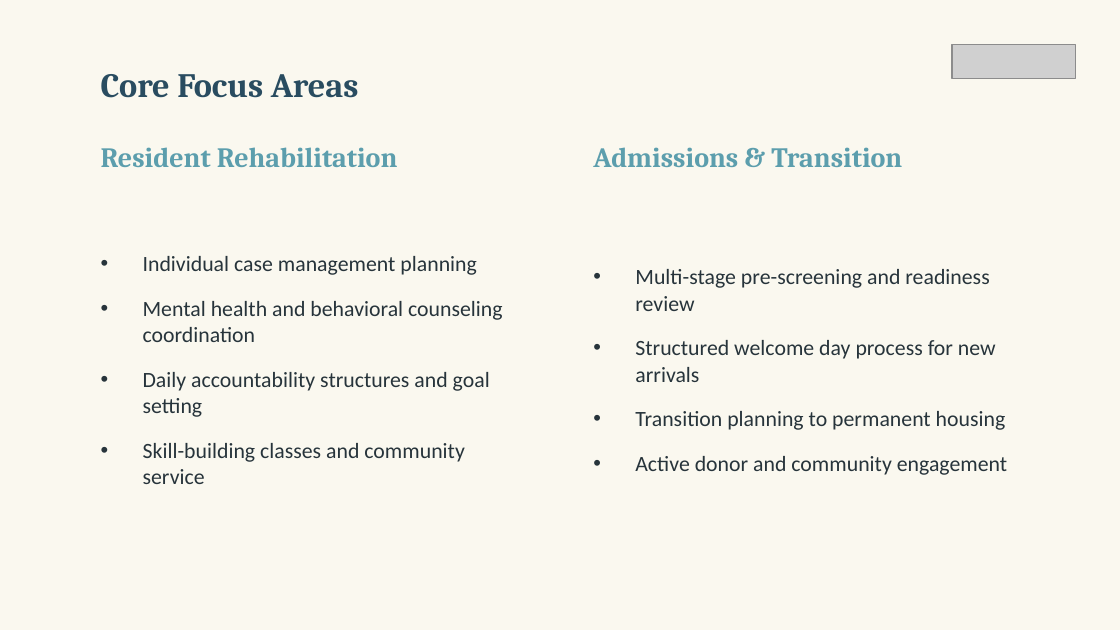
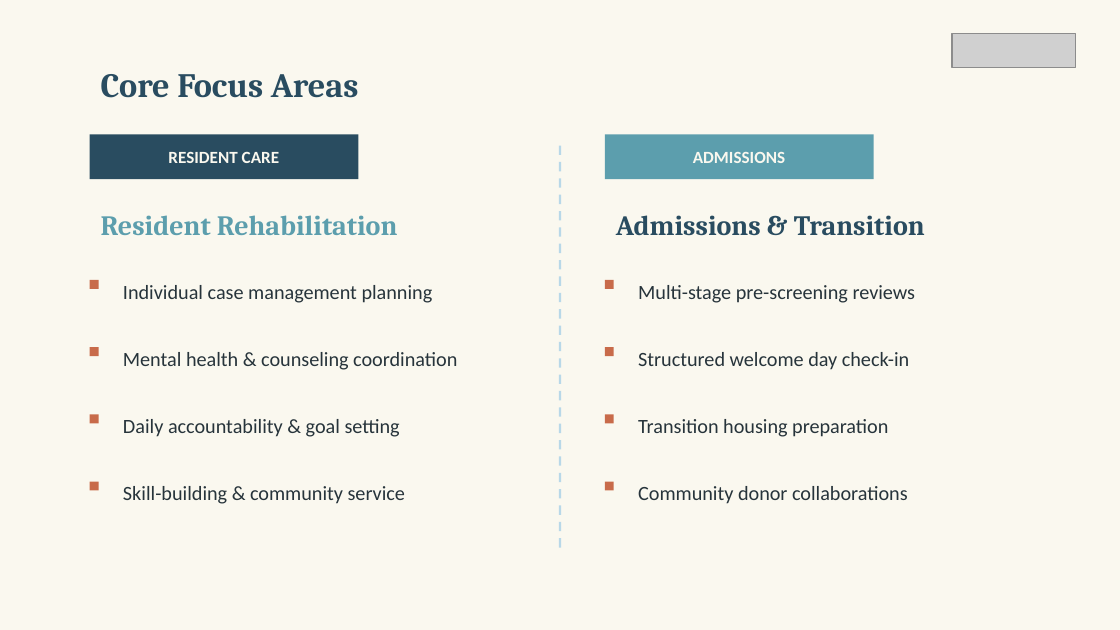
Before and after one commit to jlmiller12s/faith-haven-house-web, a slide deck: slide 4 of public/Faith-Haven-House-Presentation-Template.pptx. Drawn at 1120x630 pixels with LibreOffice and Linux fonts; fonts in the diff are those of the drawing; grey boxes stand for pictures. Boxes give left, top, right and bottom in pixels: in the first picture for what was removed or moved away, otherwise in the second. Text is boxed around its words. In the diff, an @@ line names an element or a change of style, - is before the commit and + after.

Commit message:
design: visually stunning, premium-grade asymmetric redesign of FHH PowerPoint presentation template

```diff
--- a/public/Faith-Haven-House-Presentation-Template.pptx
+++ b/public/Faith-Haven-House-Presentation-Template.pptx
@@ picture: place and size @@
-picture at bbox=[952, 45, 1075, 78]
+picture at bbox=[952, 34, 1075, 67]
@@ rectangle added at bbox=[90, 134, 358, 179], fill #294C60 @@
@@ line added from (560, 146) to (560, 549), #B8D8E8 1.5 pt dashed @@
@@ rectangle added at bbox=[605, 134, 874, 179], fill #5C9EAD @@
@@ text added at bbox=[168, 152, 279, 163], 11 pt, text #FAF8EF, bold @@
+RESIDENT CARE
@@ text added at bbox=[693, 152, 785, 163], 11 pt, text #FAF8EF, bold @@
+ADMISSIONS
@@ text "Resident Rehabilitation": place and size @@
-text "Resident Rehabilitation" at bbox=[101, 147, 398, 167]
+text "Resident Rehabilitation" at bbox=[101, 215, 398, 235]
@@ text "Admissions & Transition": place and size @@
-text "Admissions & Transition" at bbox=[593, 147, 902, 167]
+text "Admissions & Transition" at bbox=[616, 215, 925, 236]
@@ text "Admissions & Transition" at bbox=[616, 215, 925, 236]: text colour #5C9EAD to #294C60 @@
@@ text removed at bbox=[143, 256, 502, 484] @@
-• Individual case management planning
-• Mental health and behavioral counseling coordination
-• Daily accountability structures and goal setting
-• Skill-building classes and community service
@@ text removed at bbox=[635, 269, 1007, 475] @@
-• Multi-stage pre-screening and readiness review
-• Structured welcome day process for new arrivals
-• Transition planning to permanent housing
-• Active donor and community engagement
@@ rectangle added at bbox=[90, 280, 99, 289], fill #C86B4A @@
@@ text added at bbox=[123, 285, 433, 303], 13 pt, text #27343B @@
+Individual case management planning
@@ rectangle added at bbox=[605, 280, 614, 289], fill #C86B4A @@
@@ text added at bbox=[638, 285, 916, 303], 13 pt, text #27343B @@
+Multi-stage pre-screening reviews
@@ rectangle added at bbox=[90, 347, 99, 356], fill #C86B4A @@
@@ text added at bbox=[123, 352, 457, 370], 13 pt, text #27343B @@
+Mental health & counseling coordination
@@ rectangle added at bbox=[605, 347, 614, 356], fill #C86B4A @@
@@ text added at bbox=[638, 352, 909, 370], 13 pt, text #27343B @@
+Structured welcome day check-in
@@ rectangle added at bbox=[90, 414, 99, 423], fill #C86B4A @@
@@ text added at bbox=[123, 419, 400, 437], 13 pt, text #27343B @@
+Daily accountability & goal setting
@@ rectangle added at bbox=[605, 414, 614, 423], fill #C86B4A @@
@@ text added at bbox=[638, 419, 888, 437], 13 pt, text #27343B @@
+Transition housing preparation
@@ rectangle added at bbox=[90, 482, 99, 491], fill #C86B4A @@
@@ text added at bbox=[123, 486, 405, 504], 13 pt, text #27343B @@
+Skill-building & community service
@@ rectangle added at bbox=[605, 482, 614, 491], fill #C86B4A @@
@@ text added at bbox=[638, 486, 908, 504], 13 pt, text #27343B @@
+Community donor collaborations
```
Also in this commit, not shown: 6 other slides changed, 1 slide added, 1 slide removed.
